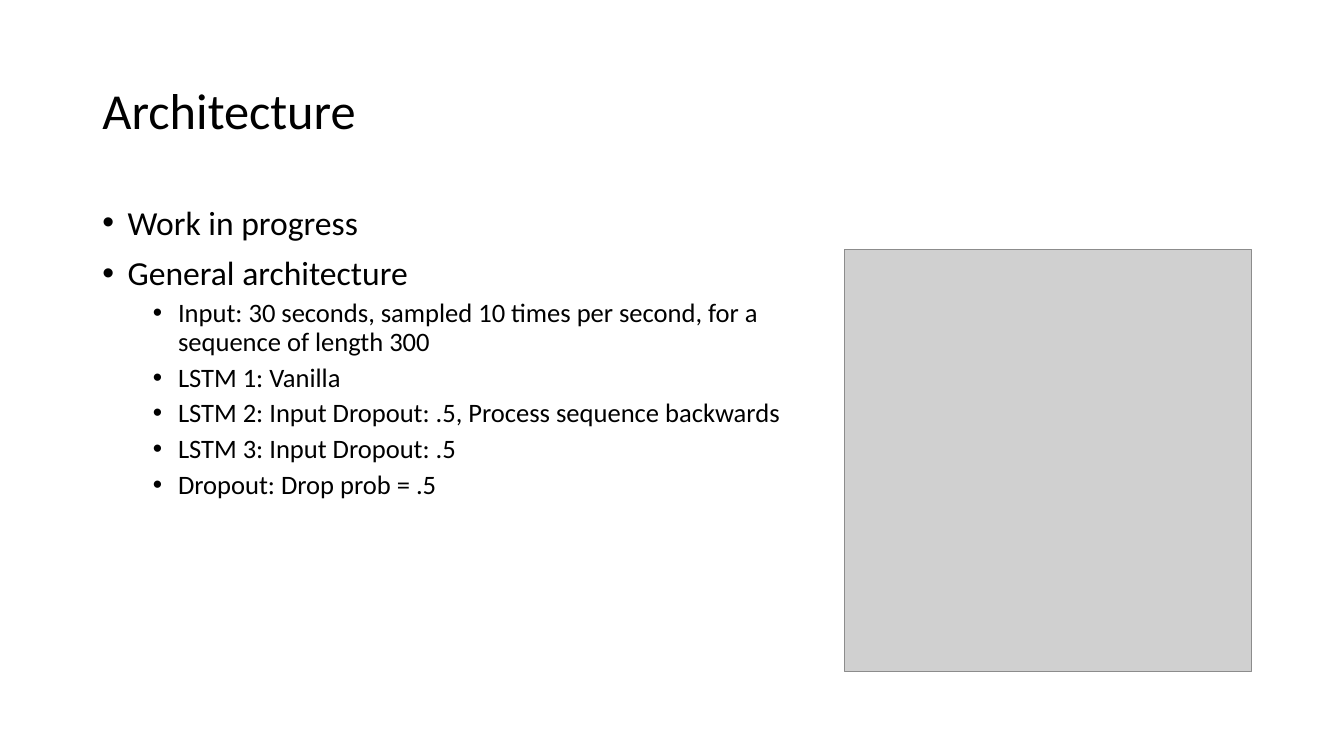
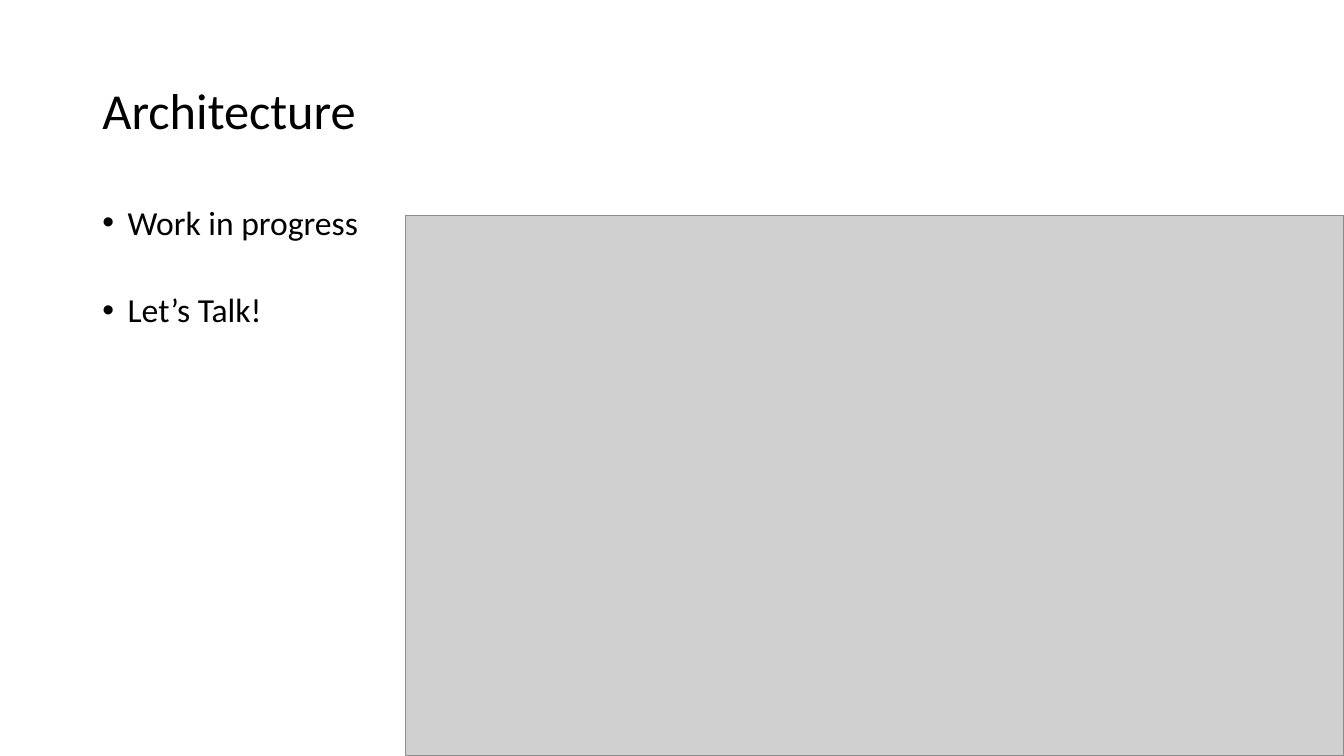
Before and after one commit to jgomezm/Music-Classification, a slide deck: slide 8 of Presentation-1-.pptx (slide 7 before the commit). Drawn at 1344x756 pixels with LibreOffice and Linux fonts; fonts in the diff are those of the drawing; grey boxes stand for pictures. Boxes give left, top, right and bottom in pixels: in the first picture for what was removed or moved away, otherwise in the second. Text is boxed around its words. In the diff, an @@ line names an element or a change of style, - is before the commit and + after.

```diff
--- a/Presentation-1-.pptx
+++ b/Presentation-1-.pptx
@@ picture added at (405, 216, 1344, 756) @@
@@ picture removed at (844, 249, 1251, 671) @@
@@ text at (128, 298, 262, 323): text changed; size 19 to 24 pt @@
-• General architecture
-  • Input: 30 seconds, sampled 10 times per second, for a sequence of length 300
-  • LSTM 1: Vanilla
-  • LSTM 2: Input Dropout: .5, Process sequence backwards
-  • LSTM 3: Input Dropout: .5
-  • Dropout: Drop prob = .5
+• Let’s Talk!
```
Also in this commit, not shown: 1 other slide changed, 2 slides removed, 51 other files.
